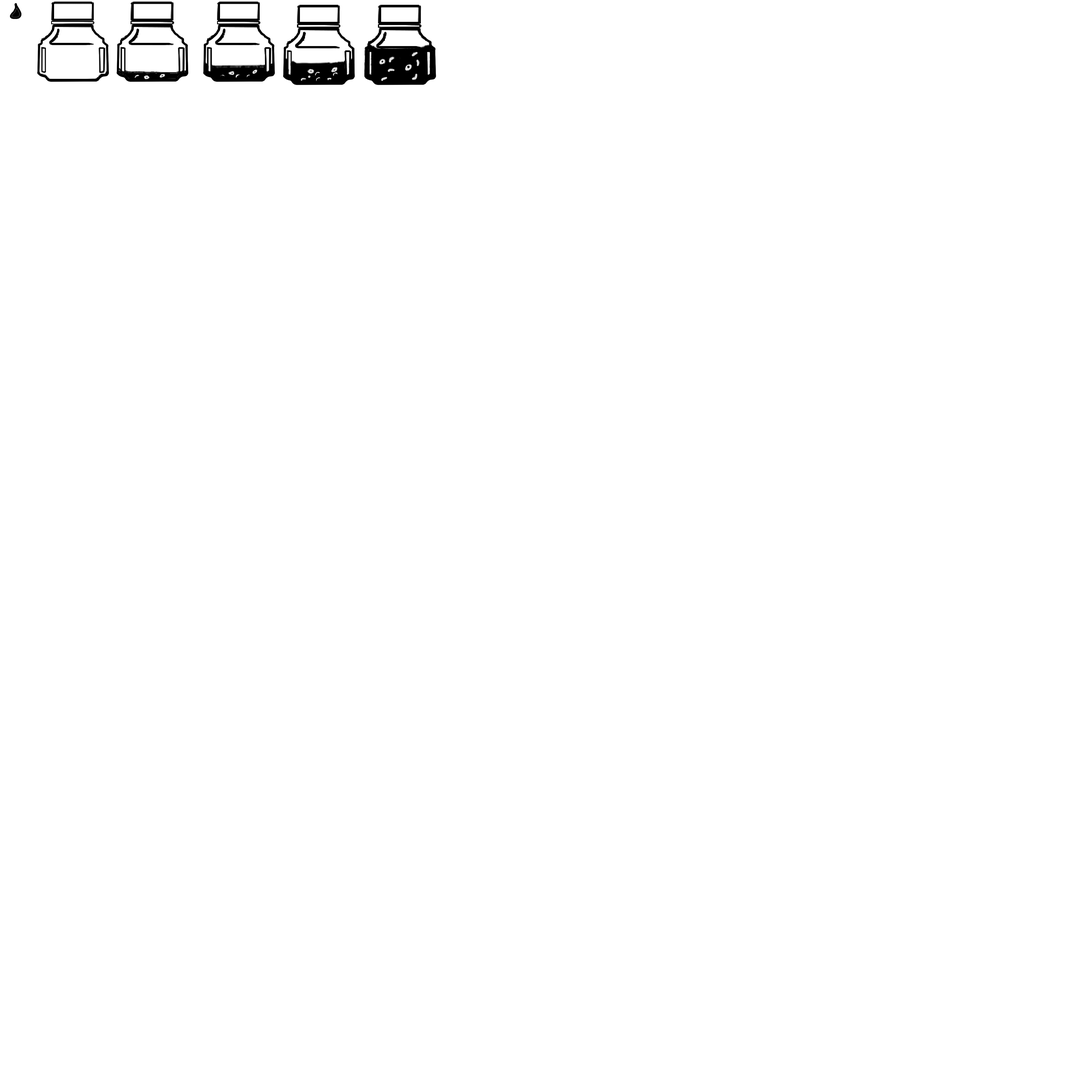
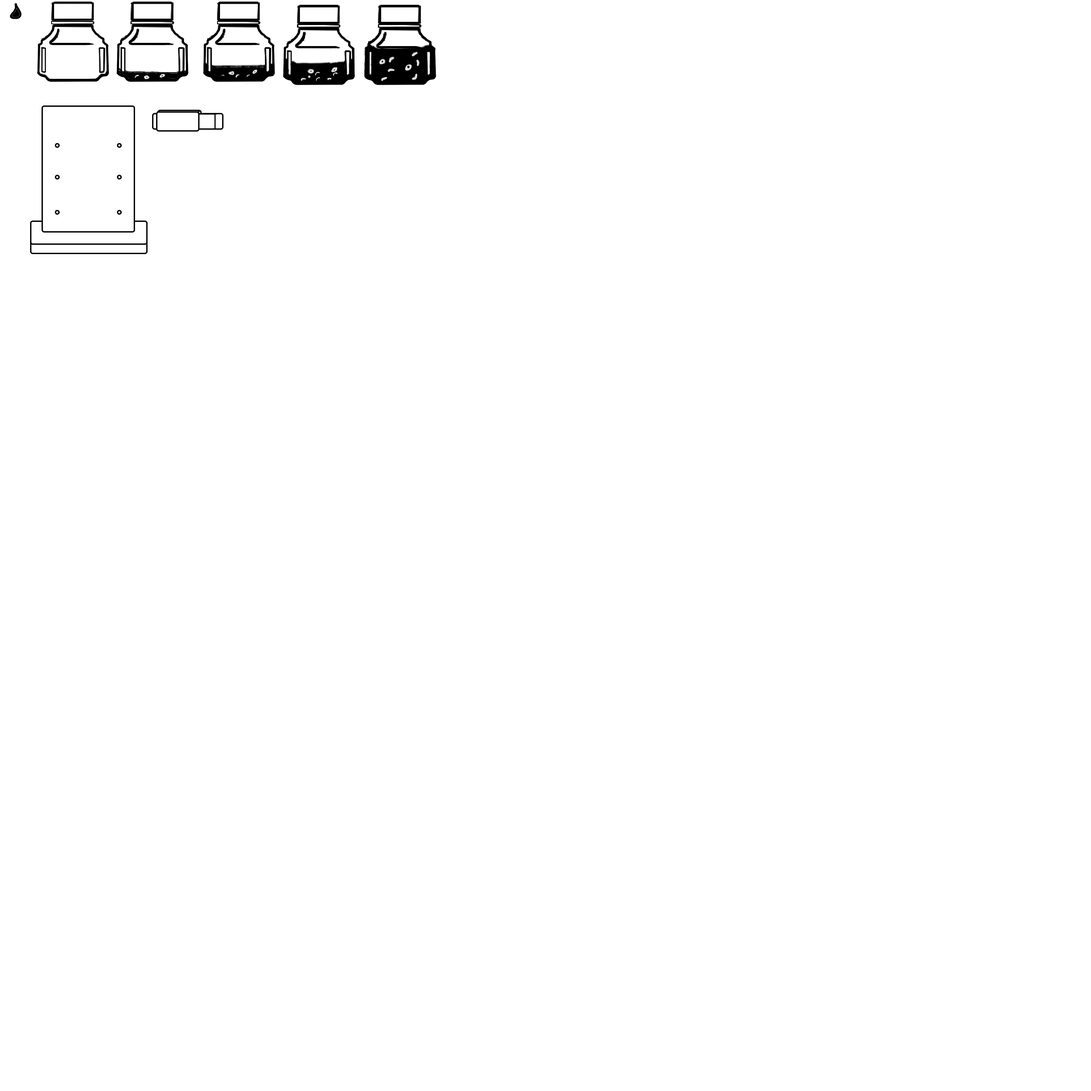
Layers edited between the first and the second 1091×1091 image:
added group "Eeaser" with 5 layers above "Eraser keeper" over [152, 109, 224, 132]
added layer "Слой 21" in group "Eeaser" over [156, 109, 201, 114]
added layer "Прямоугольник 3" (1st of 2, in "Eeaser") in group "Eeaser" over [157, 109, 202, 115]
added layer "Прямоугольник 3" (2nd of 2, in "Eeaser") in group "Eeaser" over [156, 111, 200, 132]
added layer "Слой 20" in group "Eeaser" over [197, 112, 218, 131]
added layer "Прямоугольник 2" in group "Eeaser" over [152, 112, 224, 130]
added group "Eraser keeper" with 9 layers above "Ink bottle" over [30, 105, 148, 255]
added layer "Прямоугольник 4" (1st of 2, in "Eraser keeper") in group "Eraser keeper" over [30, 231, 148, 255]
added layer "Прямоугольник 4" (2nd of 2, in "Eraser keeper") in group "Eraser keeper" over [30, 220, 148, 245]
added layer "Эллипс 1" (1st of 6, in "Eraser keeper") in group "Eraser keeper" over [116, 174, 122, 180]
added layer "Эллипс 1" (2nd of 6, in "Eraser keeper") in group "Eraser keeper" over [54, 174, 60, 180]
added layer "Эллипс 1" (3rd of 6, in "Eraser keeper") in group "Eraser keeper" over [116, 209, 122, 215]
added layer "Эллипс 1" (4th of 6, in "Eraser keeper") in group "Eraser keeper" over [54, 209, 60, 215]
added layer "Эллипс 1" (5th of 6, in "Eraser keeper") in group "Eraser keeper" over [116, 143, 122, 148]
added layer "Эллипс 1" (6th of 6, in "Eraser keeper") in group "Eraser keeper" over [54, 143, 60, 148]
added layer "Прямоугольник 1" in group "Eraser keeper" over [41, 105, 136, 233]
